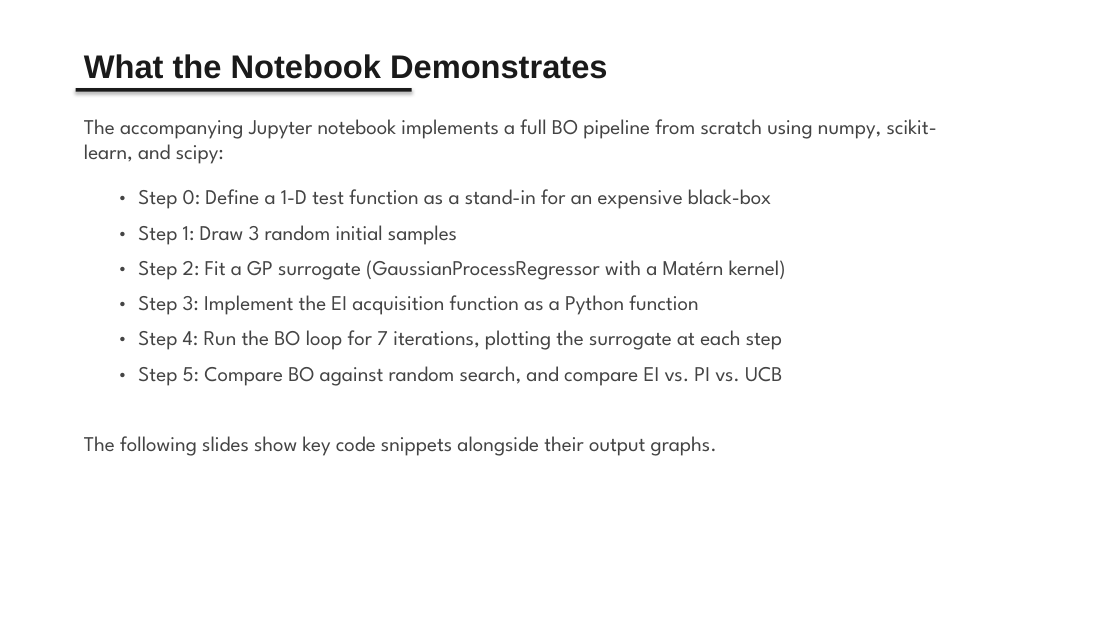
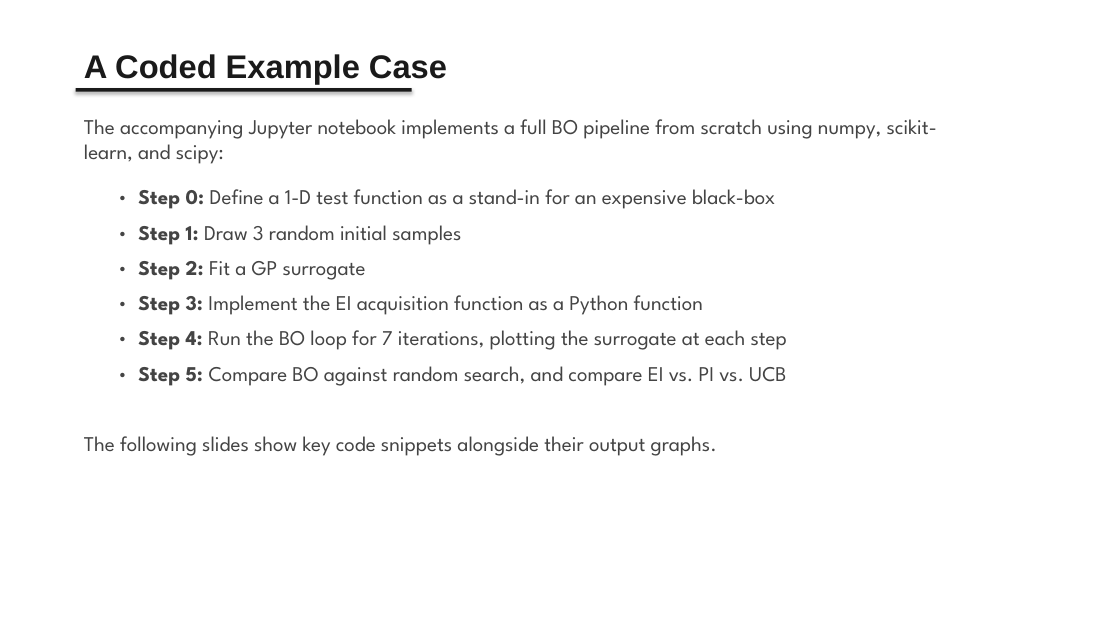
Before and after one commit to AHMalik2000/KIMM-Shared-Data, a slide deck: slide 29 of presentation.pptx. Drawn at 1120x630 pixels with LibreOffice and Linux fonts; fonts in the diff are those of the drawing. Boxes give left, top, right and bottom in pixels: in the first picture for what was removed or moved away, otherwise in the second. Text is boxed around its words. In the diff, an @@ line names an element or a change of style, - is before the commit and + after.

```diff
--- a/presentation.pptx
+++ b/presentation.pptx
@@ text at [84,54,447,84]: text changed @@
-What the Notebook Demonstrates
+A Coded Example Case
@@ text "• Step 0: Define a ..." at [138,189,775,209]: bold on in "Step 0:" @@
@@ text "• Step 1: Draw 3 ..." at [138,225,461,245]: bold on in "Step 1:" @@
@@ text at [138,261,366,280]: text changed @@
-• Step 2: Fit a GP surrogate (GaussianProcessRegressor with a Matérn kernel)
+• Step 2: Fit a GP surrogate
@@ text "• Step 3: Implement the ..." at [138,295,703,315]: bold on in "Step 3:" @@
@@ text "• Step 4: Run the ..." at [138,330,787,350]: bold on in "Step 4:" @@
@@ text "• Step 5: Compare BO ..." at [138,366,786,386]: bold on in "Step 5:" @@
```
Also in this commit, not shown: 15 other slides changed.
